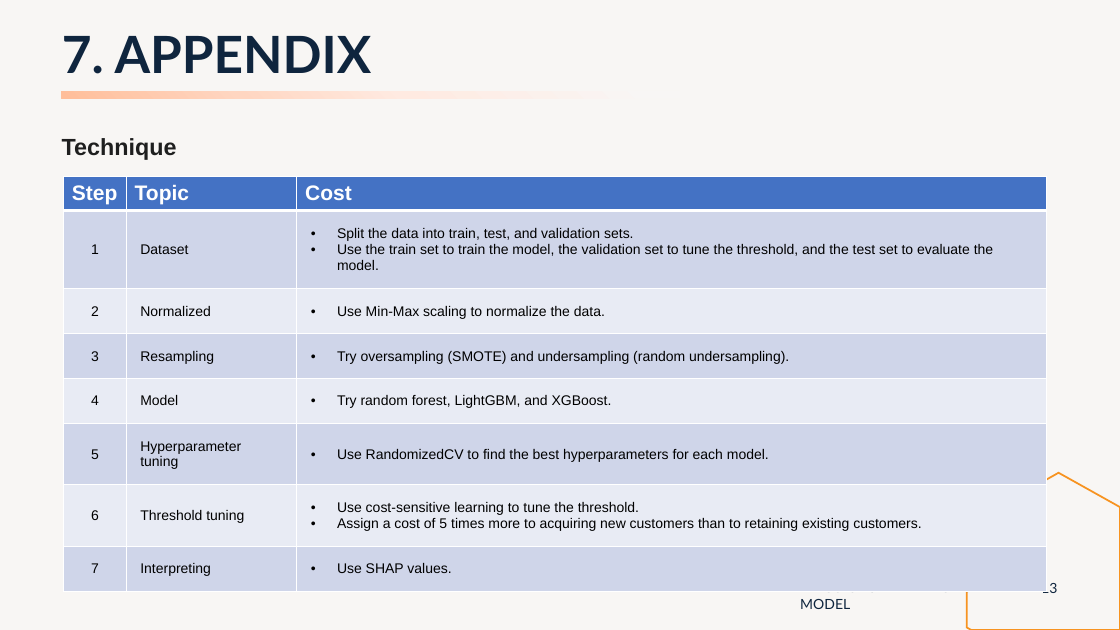
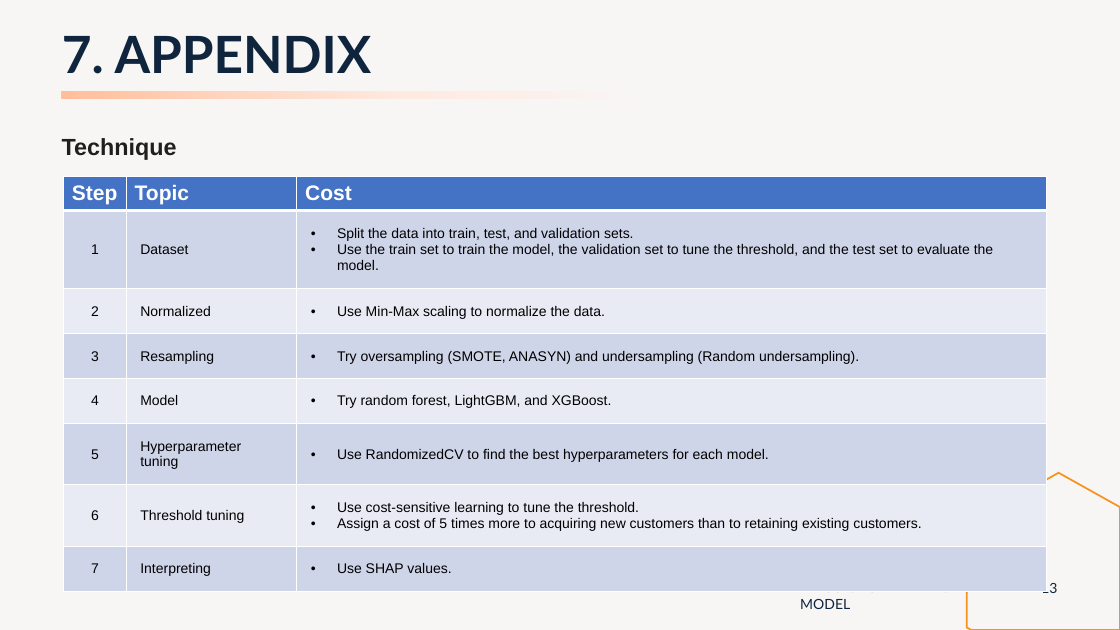
Before and after one commit to peerapat-t/telco_churn_prediction_model, a slide deck: slide 13 of Telco churn prediction model presentation.pptx. Drawn at 1120x630 pixels with LibreOffice and Linux fonts; fonts in the diff are those of the drawing. Boxes give left, top, right and bottom in pixels: in the first picture for what was removed or moved away, otherwise in the second. Text is boxed around its words. In the diff, an @@ line names an element or a change of style, - is before the commit and + after.

```diff
--- a/Telco churn prediction model presentation.pptx
+++ b/Telco churn prediction model presentation.pptx
@@ table at (64,177,1047,580) @@
-row 4, column 3: Try oversampling (SMOTE) and undersampling (random undersampling).
+row 4, column 3: Try oversampling (SMOTE, ANASYN) and undersampling (Random undersampling).
```
Also in this commit, not shown: 1 other slide changed, 1 other file.
